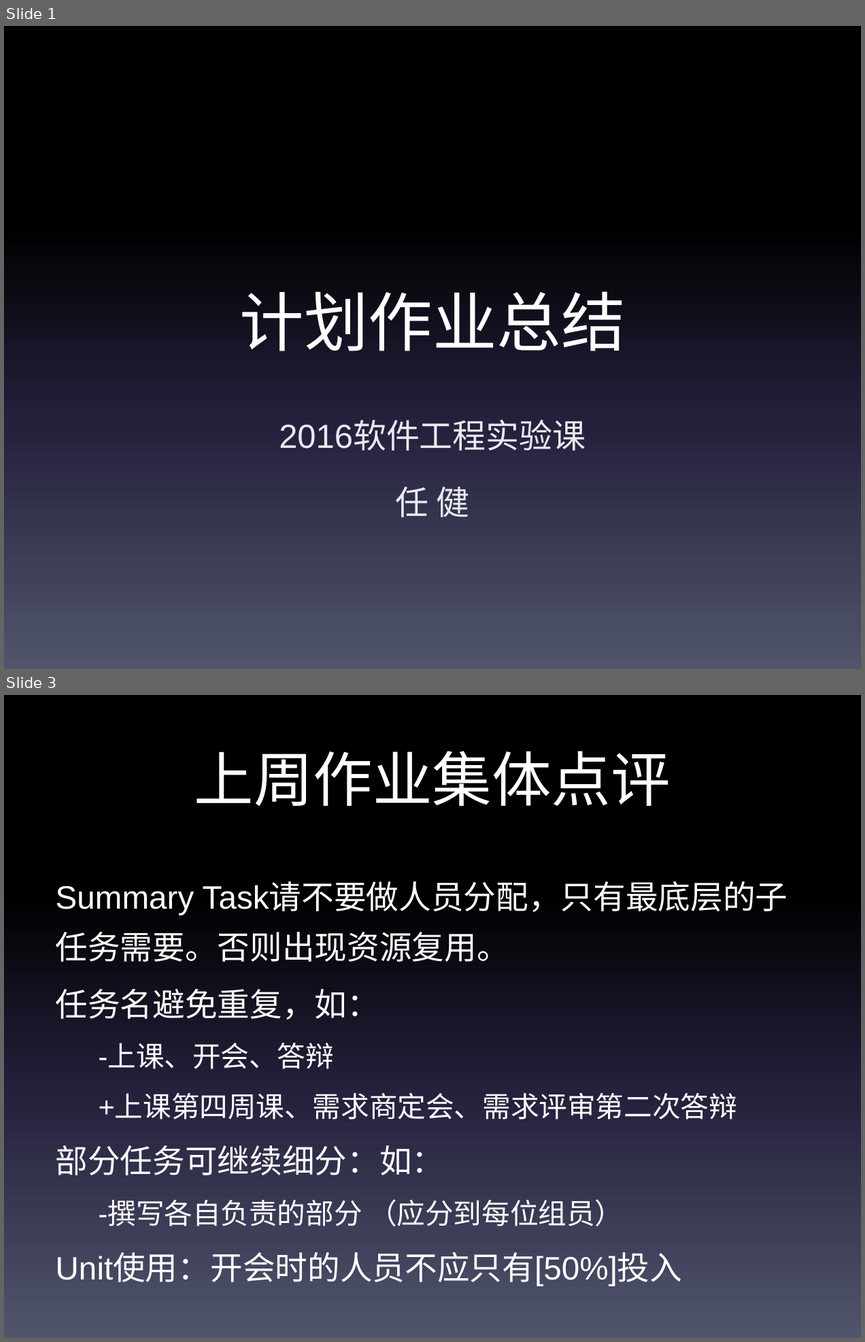
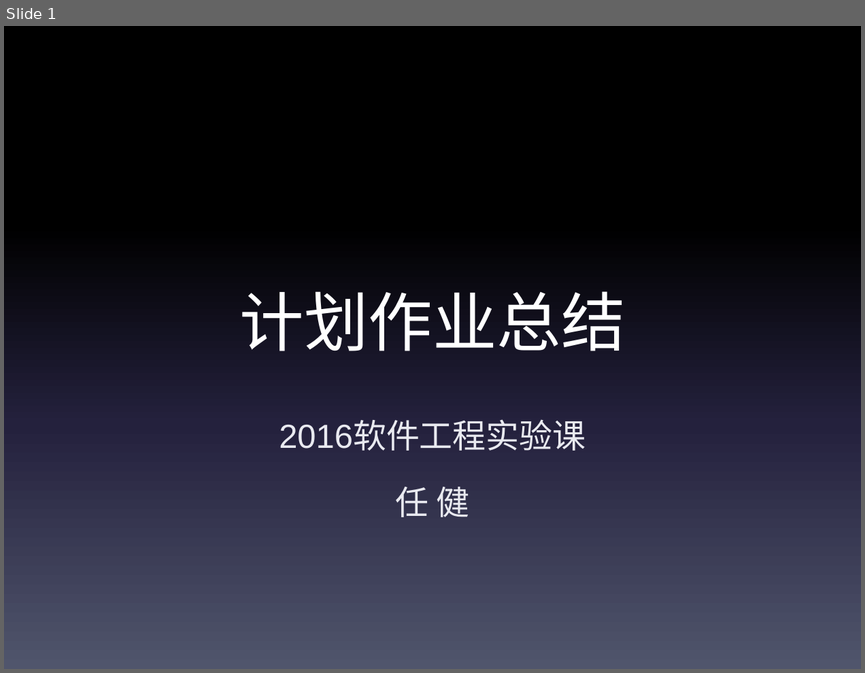
Before and after one commit to bhsei/ppt, a slide deck: 2016/计划书总结.pptx. Shown one above the other, each under a label of ours: slides 1 and 3 before the commit, slide 1 after it; the slides between them are not shown. The pictures are 865x1342 and 865x673 pixels, drawn with LibreOffice and Linux fonts; fonts in the diff are those of the drawing. Boxes give left, top, right and bottom in pixels: in the first picture for what was removed or moved away, otherwise in the second. Text is boxed around its words. In the diff, an @@ line names an element or a change of style, - is before the commit and + after.

```diff
--- a/2016/计划书总结.pptx
+++ b/2016/计划书总结.pptx
@@ slide 3 removed at [4,695,861,1338], background gradient #000000 to #24213E to #51566D @@
@@ title removed at [194,751,670,806] @@
-上周作业集体点评
@@ text removed at [56,883,788,1286] @@
-Summary Task请不要做人员分配，只有最底层的子任务需要。否则出现资源复用。
-任务名避免重复，如：
-  -上课、开会、答辩
-  +上课第四周课、需求商定会、需求评审第二次答辩
-部分任务可继续细分：如：
-  -撰写各自负责的部分 （应分到每位组员）
-Unit使用：开会时的人员不应只有[50%]投入
```
Also in this commit, not shown: 1 slide added, 8 other slides removed.
